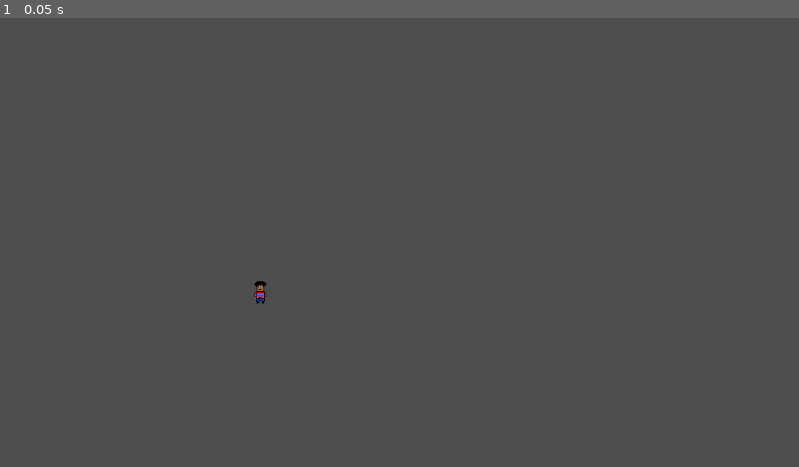
Above: before the commit, frame 1.
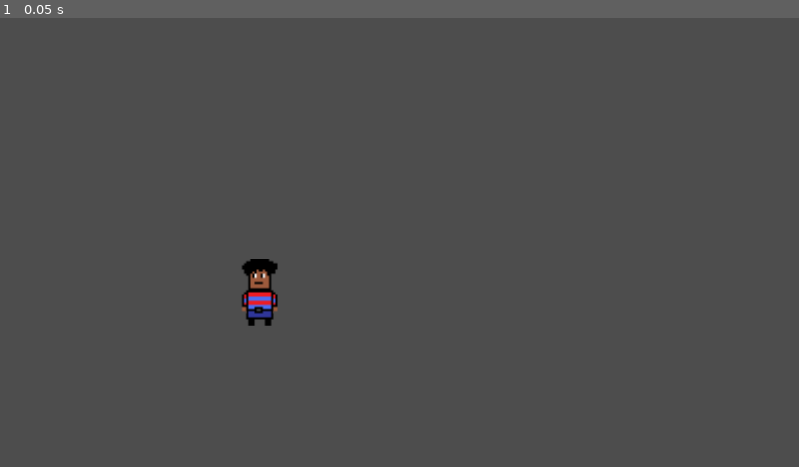
Above: after the commit, the same moment.

Repository: Azrex1/Godot-School_Project
Game: Godot game, scene res://world.tscn
The game is run twice, just before and just after one commit, with the same random seed, the same clock (stepped at 60 frames per second) and the same inputs. Before the commit the project has no main scene; this scene is started directly in both runs.
Inputs:
- Up to frame 1 (0.05 s): no input

The runs differ from the first frame. In frame 1, 0.5% of the frame differs, in the area x 30-35%, y 53-69%.

Commit message:
Added Cherecter body to cherecter

Diff:
--- a/project.godot
+++ b/project.godot
@@ -11,6 +11,7 @@
 [application]
 
 config/name="School-Godot-Project"
+run/main_scene="res://world.tscn"
 config/features=PackedStringArray("4.3", "Forward Plus")
 config/icon="res://icon.svg"
 
--- a/world.tscn
+++ b/world.tscn
@@ -6,4 +6,7 @@
 
 [node name="Cherecter" type="Sprite2D" parent="."]
 position = Vector2(376, 396)
+scale = Vector2(3, 3)
 texture = ExtResource("1_5dwnx")
+
+[node name="CharacterBody2D" type="CharacterBody2D" parent="Cherecter"]
